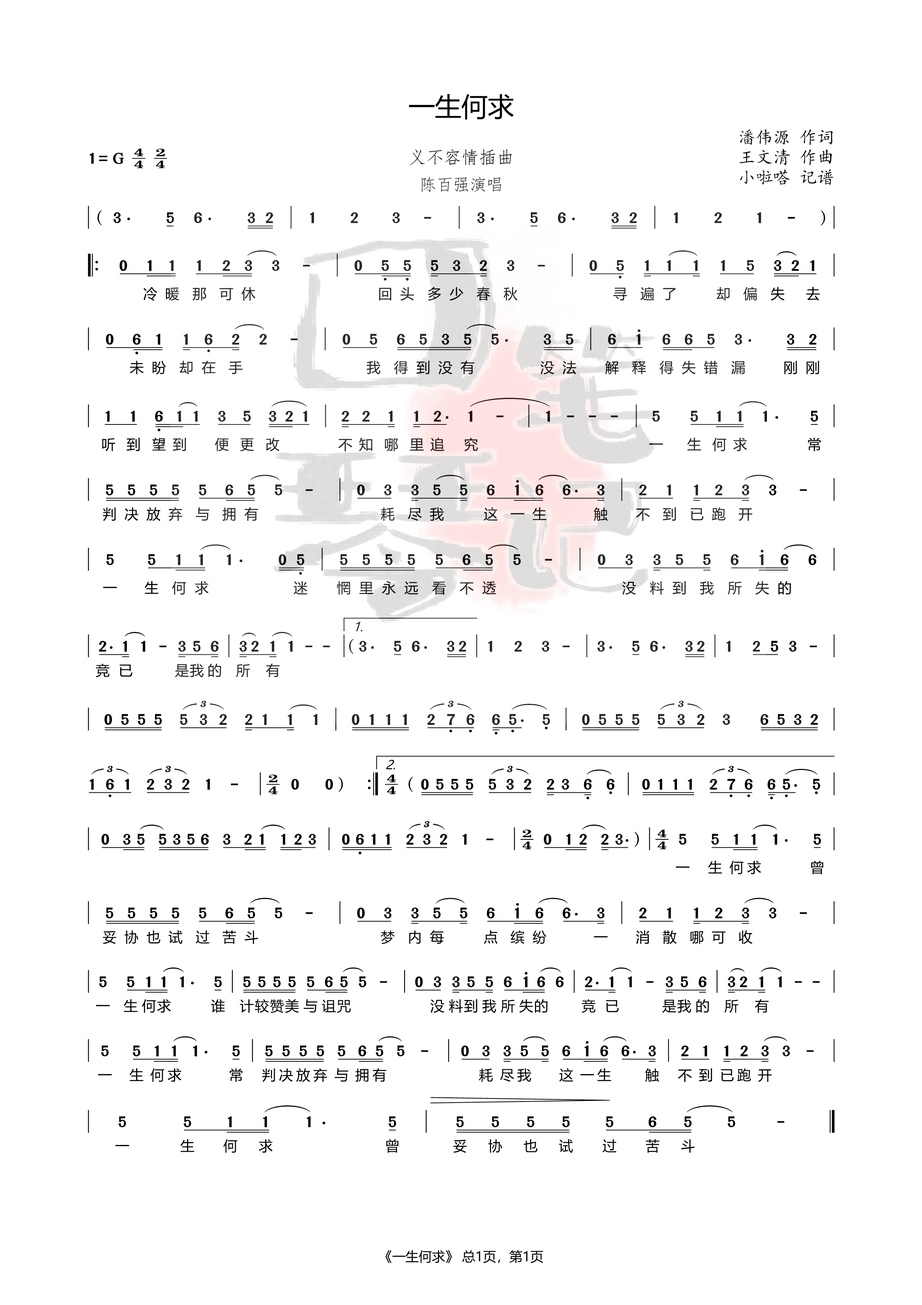
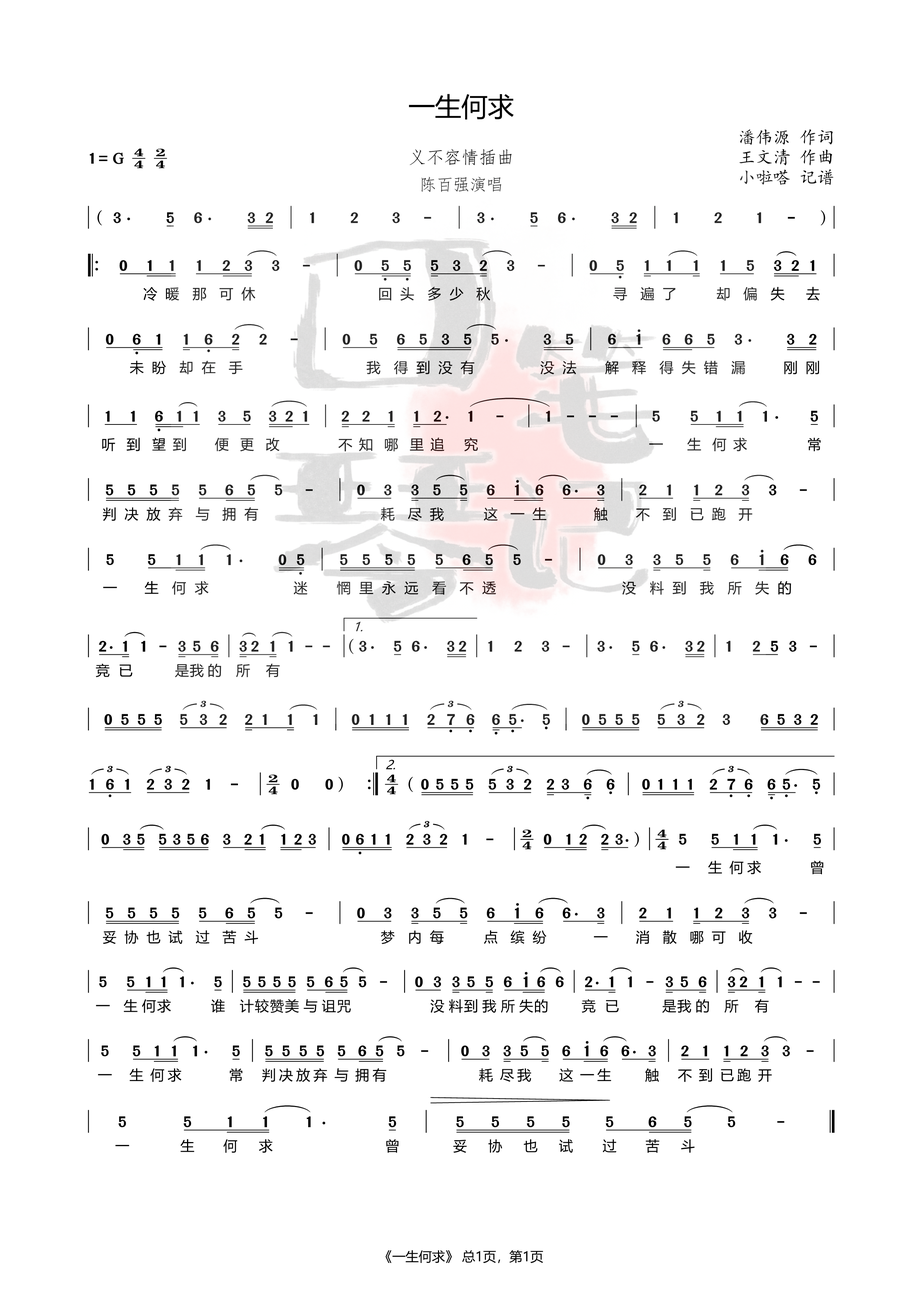
Layer changes from the first 922×1305 image to the second:
renamed "Layer 3" to "Layer 1", painted on it over box(476, 250, 518, 301)
renamed "Layer 1" to "Layer 2", painted on it over box(476, 250, 518, 301)
removed layer "图层 37" over box(476, 250, 518, 301)
removed layer "图层 36" over box(476, 250, 518, 301)
removed layer "图层 35" over box(476, 250, 518, 301)
removed layer "图层 34" over box(476, 250, 518, 301)
removed layer "图层 33" over box(476, 250, 518, 301)
